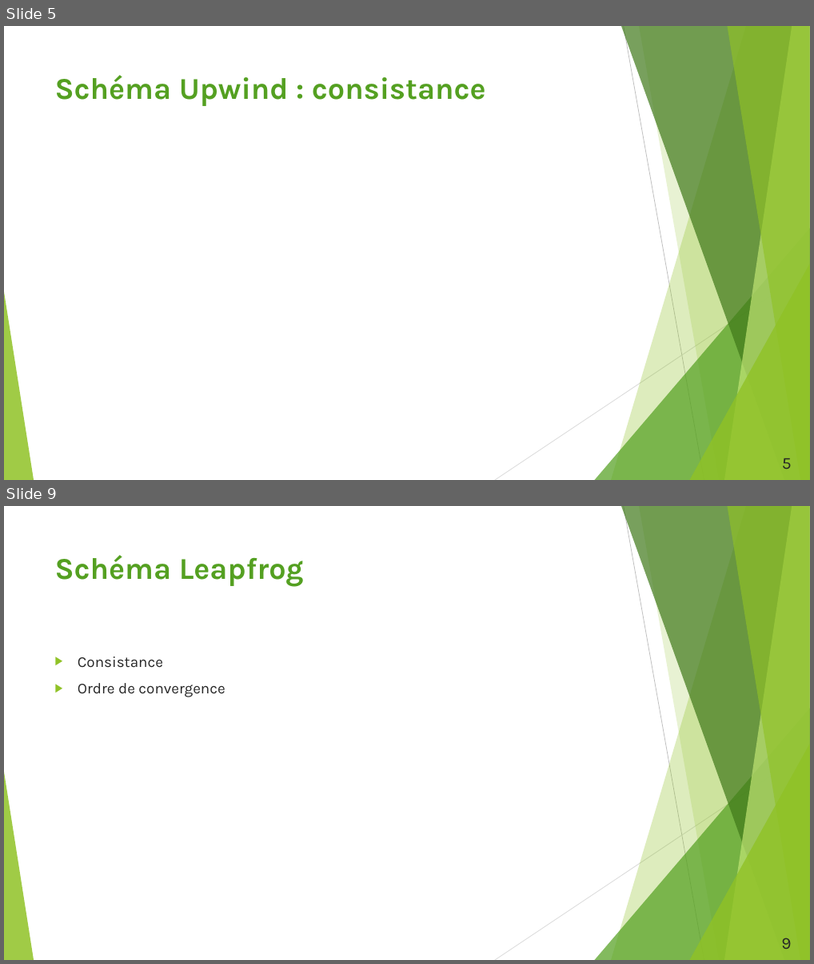
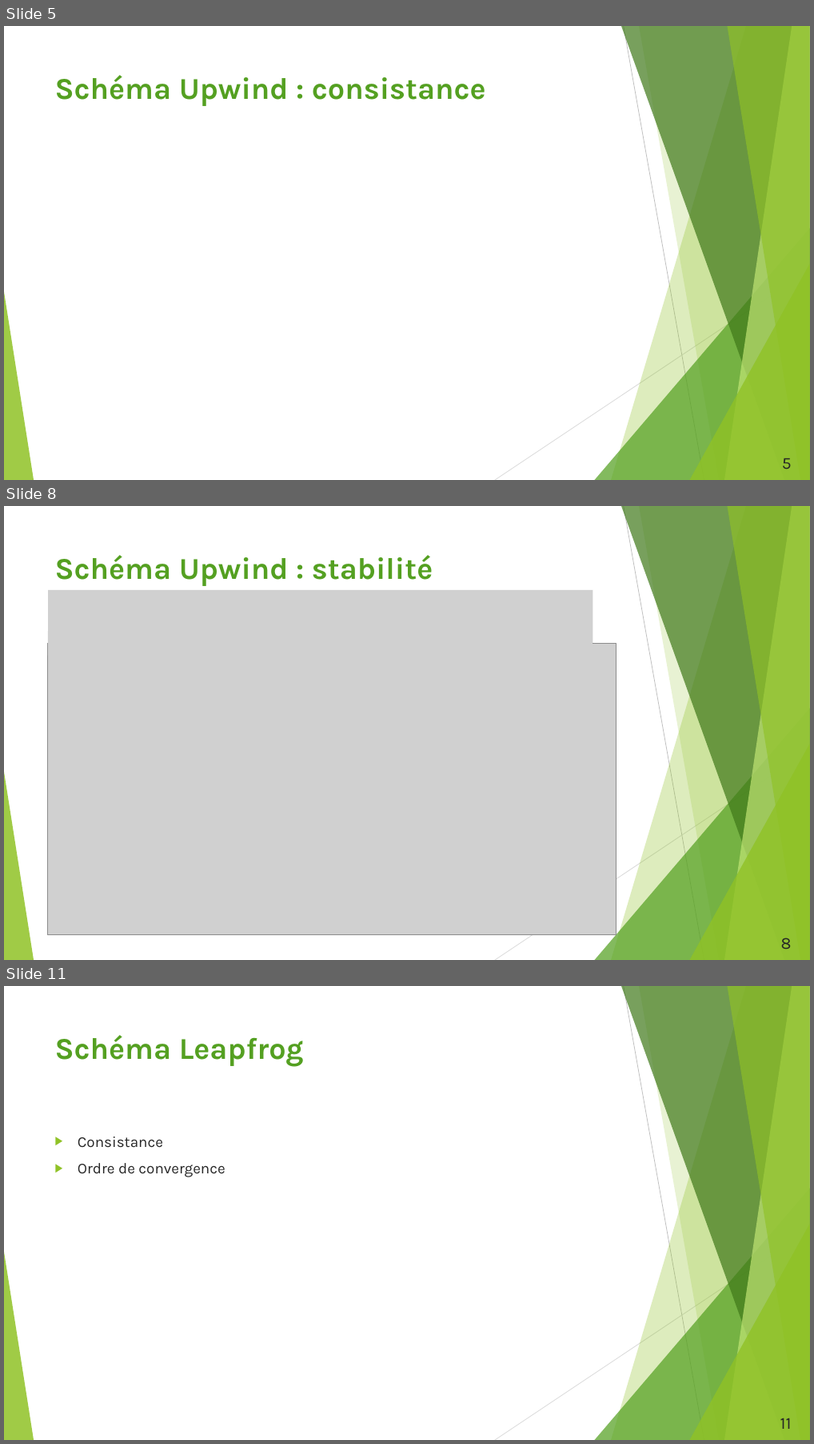
Before and after one commit to duynslaeger/projet_simulation_physique_Swift_Hohenberg, a slide deck: Présentation_LPHYS1303.pptx. Shown one above the other, each under a label of ours: slides 5 and 9 before the commit, slides 5, 8 and 11 after it; the slides between them are not shown. The pictures are 814x964 and 814x1444 pixels, drawn with LibreOffice and Linux fonts; fonts in the diff are those of the drawing; grey boxes stand for pictures. Boxes give left, top, right and bottom in pixels: in the first picture for what was removed or moved away, otherwise in the second. Text is boxed around its words. In the diff, an @@ line names an element or a change of style, - is before the commit and + after.

```diff
--- a/Présentation_LPHYS1303.pptx
+++ b/Présentation_LPHYS1303.pptx
@@ slide 8 added at <box>4,506,810,960</box>, background #FFFFFF; not listed: 10 template elements that a slide beside it also shows @@
@@ title added at <box>55,555,433,586</box>, 36 pt, text #54A021, bold @@
+Schéma Upwind : stabilité
@@ picture added at <box>48,590,594,644</box> @@
@@ picture added at <box>48,643,617,935</box> @@
@@ picture added at <box>48,632,594,656</box> @@
@@ page number added at <box>782,937,792,948</box>, 20 pt, text #262626 @@
+8
@@ what was slide 9 is now slide 11 @@
@@ page number at <box>781,1418,792,1428</box>: text changed @@
-9
+11
```
Also in this commit, not shown: 4 slides changed, 1 other slide added, 2 other files.
